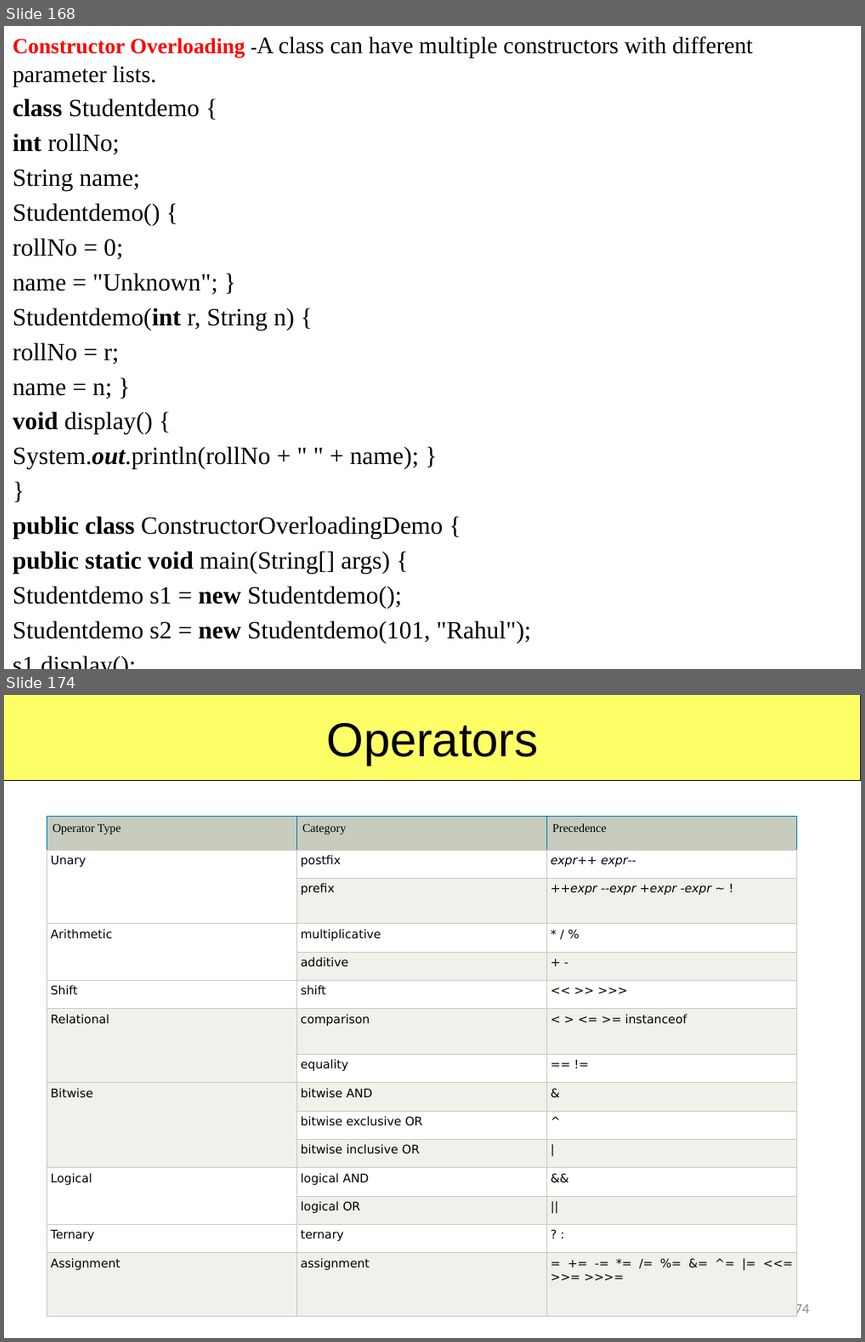
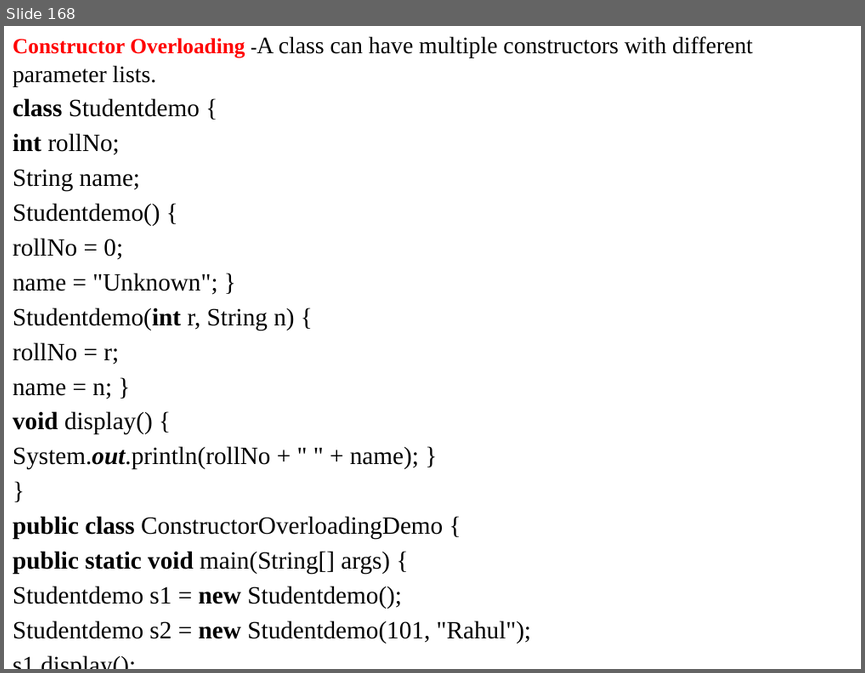
Before and after one commit to anvesh1987/Java-Programs-CSE-G, a slide deck: UNIT - I.pptx. Shown one above the other, each under a label of ours: slides 168 and 174 before the commit, slide 168 after it; the slides between them are not shown. The pictures are 865x1342 and 865x673 pixels, drawn with LibreOffice and Linux fonts; fonts in the diff are those of the drawing. Boxes give left, top, right and bottom in pixels: in the first picture for what was removed or moved away, otherwise in the second. Text is boxed around its words. In the diff, an @@ line names an element or a change of style, - is before the commit and + after.

```diff
--- a/UNIT - I.pptx
+++ b/UNIT - I.pptx
@@ slide 174 removed at [4,695,861,1338], background #FFFFFF @@
@@ rectangle removed at [4,695,861,781] @@
-Operators
@@ table removed at [46,817,797,1316], 15 rows, 3 columns @@
-Operator Type | Category | Precedence
-Unary | postfix | expr++ expr--
- | prefix | ++expr --expr +expr -expr ~ !
-Arithmetic | multiplicative | * / %
- | additive | + -
-Shift | shift | << >> >>>
-Relational | comparison | < > <= >= instanceof
- | equality | == !=
-Bitwise | bitwise AND | &
- | bitwise exclusive OR | ^
- | bitwise inclusive OR | |
-Logical | logical AND | &&
- | logical OR | ||
-Ternary | ternary | ? :
-Assignment | assignment | = += -= *= /= %= &= ^= |= <<= >>= >>>=
@@ text removed at [62,895,861,937] @@
-.
@@ page number removed at [788,1302,810,1316] @@
-174
```
Also in this commit, not shown: 1 slide changed, 33 slides added, 38 other slides removed.
